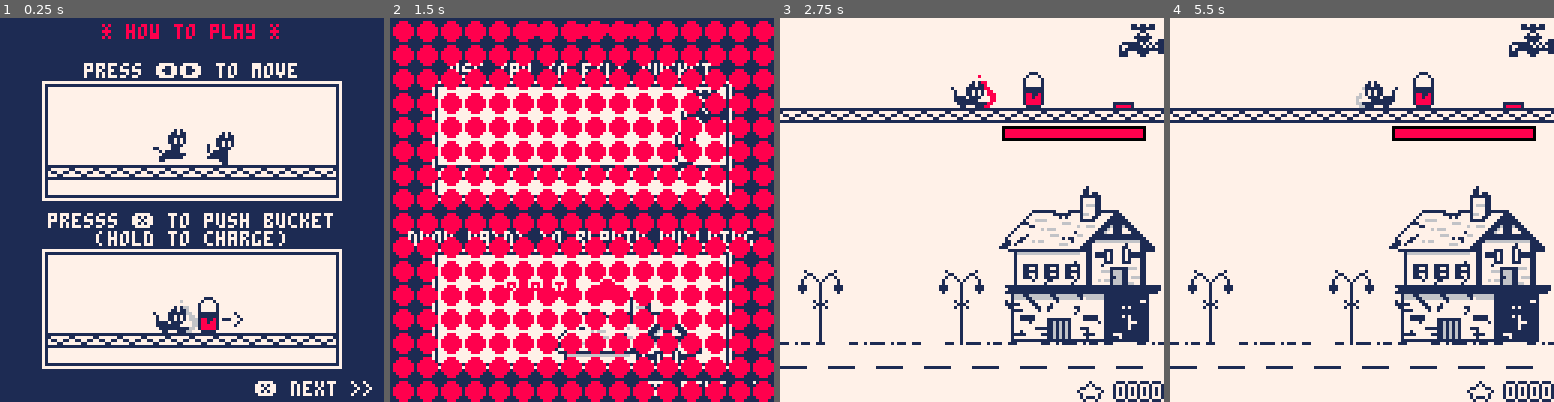
Above: before the commit, frames 1-4 (left to right).
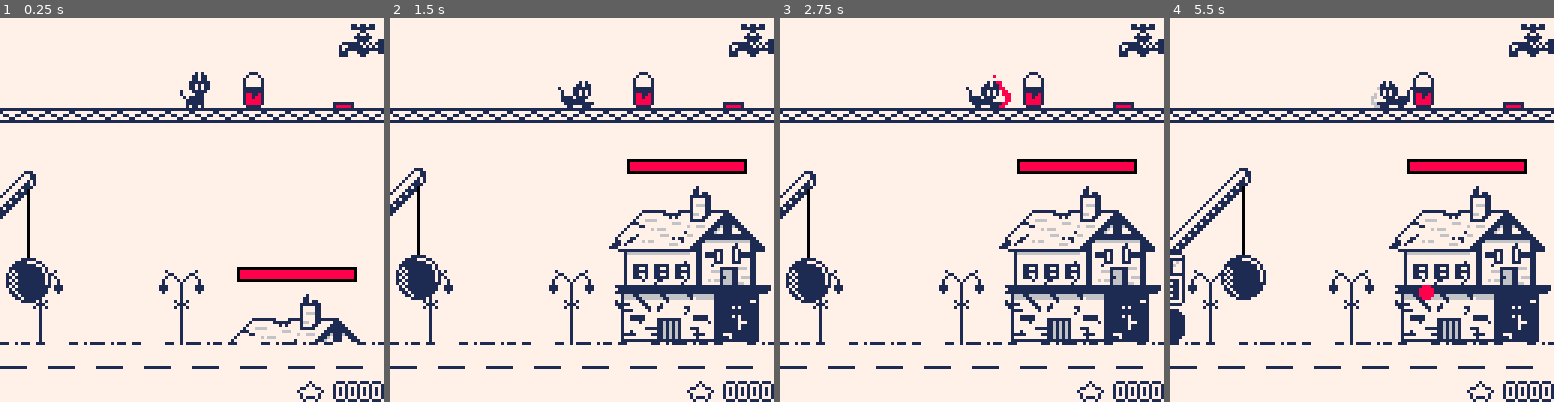
Above: after the commit, the same moments.

Repository: Arche-san/retrocat
Game: PICO-8 cartridge retrocat.p8
The game is run twice, just before and just after one commit, with the same random seed, the same clock (stepped at 60 frames per second) and the same inputs.
Inputs:
- Up to frame 1 (0.25 s): no input
- Up to frame 2 (1.5 s): tap X (X key) at 0.33, 1.07 s; tap O (Z key) at 0.7 s
- Up to frame 3 (2.75 s): hold Right 1.6-2.1 s; tap O (Z key) at 1.7, 2.1, 2.5 s; tap X (X key) at 1.85 s; hold Right from 2.47 s (still down)
- Up to frame 4 (5.5 s): tap O (Z key) every 0.4 s from 2.9 to 5.3 s; tap X (X key) at 2.97, 4.08, 5.2 s; release Right at 3.03 s; hold Left 3.08-3.58 s; hold Right 4.02-4.68 s; hold Left from 5.08 s (still down)

The runs differ from the first frame. In frame 1, 58% of the frame differs, in the area x 0-100%, y 0-100%; in frame 2, 81%; in frame 3, 4.5%; in frame 4, 5.7%.

Commit message:
lot of game tweaks

Diff:
--- a/retrocat.p8
+++ b/retrocat.p8
@@ -12,13 +12,14 @@
 rock_push_time = 15
 rock_damage = 10
 
+cat_move_speed = 0.65
 cat_charge_full_duration = 30
 cat_push_range = 10
 cat_hpush_freeze = 24
 cat_vpush_freeze = 24
 
 bucket_push_force_min = 1
-bucket_push_force_max = 2
+bucket_push_force_max = 3
 bucket_push_time = 15
 bucket_shake_time = 15
 bucket_shake_nbbullets_min = 1
@@ -28,20 +29,21 @@
 bucket_refill_period = 30
 bucket_refill_value = 1
 
-demolisher_xmin = -50
-demolisher_xmax = 25
-demolisher_ball_damage = 40
-demolisher_idletime_start = 600
+demolisher_xmin = -30
+demolisher_xmax = 20
+demolisher_ball_damage = 25
+demolisher_idletime_start = 300
 demolisher_stun_time = 30
 demolisher_stun_speed = 0.5
 demolisher_move_time = 30
 demolisher_move_speed = 0.5
 demolisher_retreat_speed = 0.5
 
+builing_type_start = 1
 building_life_max = 100
 building_complete_hide = 60
 building_complete_duration = 180
-building_paint_surface_bonus = 0.2
+building_paint_surface_bonus = 45
 
 score_bonus_building_paint = 20
 score_bonus_demolisher_hit = 5
@@ -49,11 +51,11 @@
 
 difficulty_building_step = 1
 difficulty_factor_paintsurface = 0.25
-difficulty_factor_demolisher_idletime = 0.1
+difficulty_factor_demolisher_idletime = 0.35
 
 debug_collisions = false
 
-tuto_active = true
+tuto_active = false
 
 -- global vars
 score = 0
@@ -62,7 +64,7 @@
 gameover = false
 
 function _init()
- building = building_init(1)
+ building = building_init(builing_type_start)
  cat = cat_init()
  demolisher = demolisher_init()
  bucket = bucket_init()
@@ -164,11 +166,11 @@
   -- move
   if not c.charging then
    if btn(1) then
-    c.x += 0.5
+    c.x += cat_move_speed
     c.spr_flip = false
     cat_setanim(c, "walk")
    elseif btn(0) then
-    c.x -= 0.5
+    c.x -= cat_move_speed
     c.spr_flip = true
     cat_setanim(c, "walk")
    else
@@ -310,6 +312,8 @@
  b = {
   x = 70,
   paint_surface = 0,
+  paint_surface_max = 100,
+  paint_surface_ratio = 0,
   paint_surface_y = 0,
   life = 100,
   completed = false,
@@ -327,7 +331,10 @@
   b.spr_y = 32
   b.spr_w = 57
   b.spr_h = 52
+  b.paint_surface_max = 100
+  b.damage_multiplier = 1
  elseif type == 2 then
+  b.x = 80
   b.cx = 0
   b.cw = 46
   b.ch = 40
@@ -335,6 +342,8 @@
   b.spr_y = 32
   b.spr_w = 47
   b.spr_h = 32
+  b.paint_surface_max = 70
+  b.damage_multiplier = 2
  elseif type == 3 then
   b.cx = 0
   b.cw = 45
@@ -343,7 +352,10 @@
   b.spr_y = 67
   b.spr_w = 51
   b.spr_h = 59
+  b.paint_surface_max = 120
+  b.damage_multiplier = 0.8
  elseif type == 4 then
+  b.x = 65
   b.cx = 2
   b.cw = 57
   b.ch = 48
@@ -351,6 +363,8 @@
   b.spr_y = 84
   b.spr_w = 69
   b.spr_h = 44
+  b.paint_surface_max = 150
+  b.damage_multiplier = 0.75
  end
  b.type = type
 
@@ -358,6 +372,9 @@
 end
 
 function building_update(b)
+
+ b.paint_surface_ratio = b.paint_surface / b.paint_surface_max
+
  if b.completed then
   b.completed_timer += 1
   if b.completed_timer >= building_complete_hide then
@@ -376,7 +393,7 @@
  local ystart = b.spr_y
  local yend = ystart + b.spr_h
  local height = yend - ystart
- local paint_ystart = yend - (height) * b.paint_surface
+ local paint_ystart = yend - (height) * b.paint_surface_ratio
  local paint_height = yend - paint_ystart
  b.paint_surface_y =  ground_y - paint_height
 end
@@ -402,25 +419,28 @@
  local ystart = b.spr_y
  local yend = ystart + b.spr_h
  local height = yend - ystart
- local completed_ystart = yend - (height) * b.paint_surface
+ local completed_ystart = yend - (height) * b.paint_surface_ratio
  local completed_height = yend - completed_ystart
  if b.completed then
   building_draw_part(b.spr_x, ystart, b.spr_w, b.height, b.x, ground_y-b.height, true)
  else
-  if b.paint_surface > 0 then
+  if b.paint_surface_ratio > 0 then
    rectfill(b.x, b.paint_surface_y, b.x + b.spr_w-1, ground_y-1, 8)
   end
   building_draw_part(b.spr_x, ystart, b.spr_w, b.height, b.x, ground_y-b.height, false)
  end
 
  -- gauge
- local gauge_min = 75
- local gauge_max = 120
- rect(gauge_min-1,36,gauge_max+1,40,0)
- if b.life > 0 then
-  local gauge_ratio = 1 - b.life / building_life_max
-  local gauge_val = gauge_min + flr(gauge_ratio * (gauge_max - gauge_min))
-  rectfill(gauge_val,37,gauge_max,39,8)
+ if not b.completed then
+  local gauge_min = b.x + 10
+  local gauge_max = b.x + b.spr_w - 10
+  local gauge_y = ground_y - b.height - 7
+  rect(gauge_min-1,gauge_y-2,gauge_max+1,gauge_y+2,0)
+  if b.life > 0 then
+   local gauge_ratio = 1 - b.life / building_life_max
+   local gauge_val = gauge_min + flr(gauge_ratio * (gauge_max - gauge_min))
+   rectfill(gauge_val,gauge_y-1,gauge_max,gauge_y+1,8)
+  end
  end
 
  --collisions debug
@@ -435,7 +455,7 @@
 
 function building_hit(b, damage)
  if(b.completed) return
- b.life -= damage
+ b.life -= flr(damage * b.damage_multiplier)
  if b.life <= 0 then
   b.life = 0
   gameover = true
@@ -444,14 +464,15 @@
 
 function building_paint(b, surface)
  b.paint_surface += surface
- b.paint_surface = min(b.paint_surface, 1)
- if b.paint_surface == 1 then
+ if b.paint_surface >= b.paint_surface_max then
+  b.paint_surface = b.paint_surface_max
   if not b.completed then
    building_complete(b)
   end
  else
   score += score_bonus_building_paint
  end
+ b.paint_surface_ratio = b.paint_surface / b.paint_surface_max
 end
 
 function building_complete(b)
